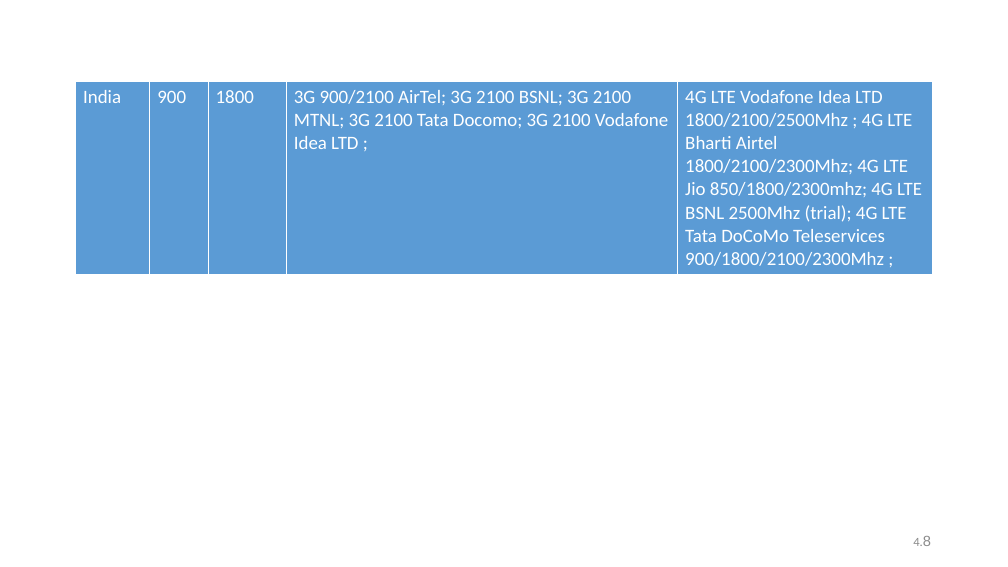
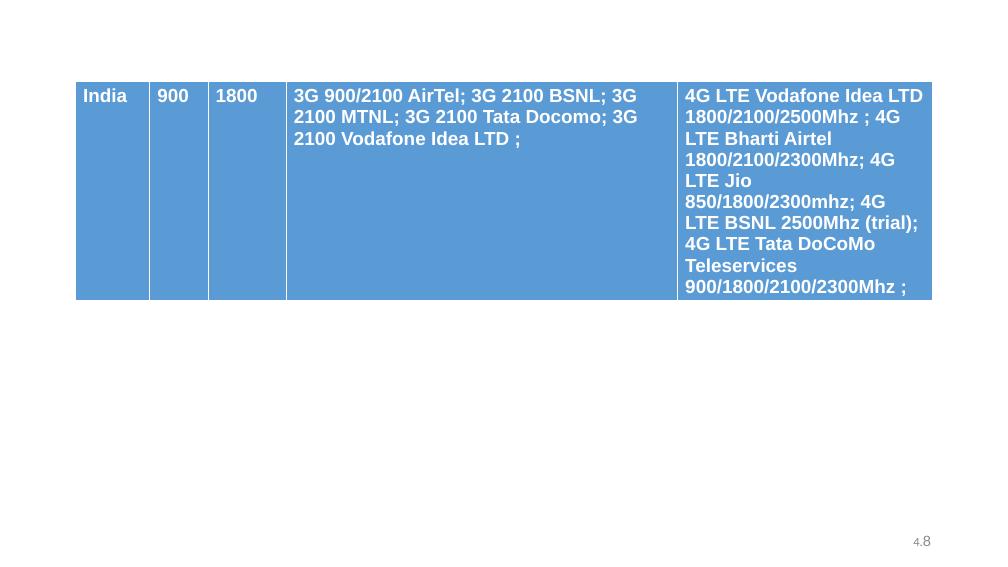
Before and after one commit to vk0810-k/College-B.Tech, a slide deck: slide 8 of Fourth Year/SEM VII/Mobile Computing - Prof. Preeti Godabole/MC-PPT/Module 2-Locmg-GSM.pptx. Drawn at 1008x567 pixels with LibreOffice and Linux fonts; fonts in the diff are those of the drawing. Boxes give left, top, right and bottom in pixels: in the first picture for what was removed or moved away, otherwise in the second. Text is boxed around its words. In the diff, an @@ line names an element or a change of style, - is before the commit and + after.

```diff
--- a/Fourth Year/SEM VII/Mobile Computing - Prof. Preeti Godabole/MC-PPT/Module 2-Locmg-GSM.pptx
+++ b/Fourth Year/SEM VII/Mobile Computing - Prof. Preeti Godabole/MC-PPT/Module 2-Locmg-GSM.pptx
@@ table at box(76, 82, 933, 330) @@
@@ font Calibri to Arial, bold on @@
```
Also in this commit, not shown: 25 other slides changed, 4 other files.
